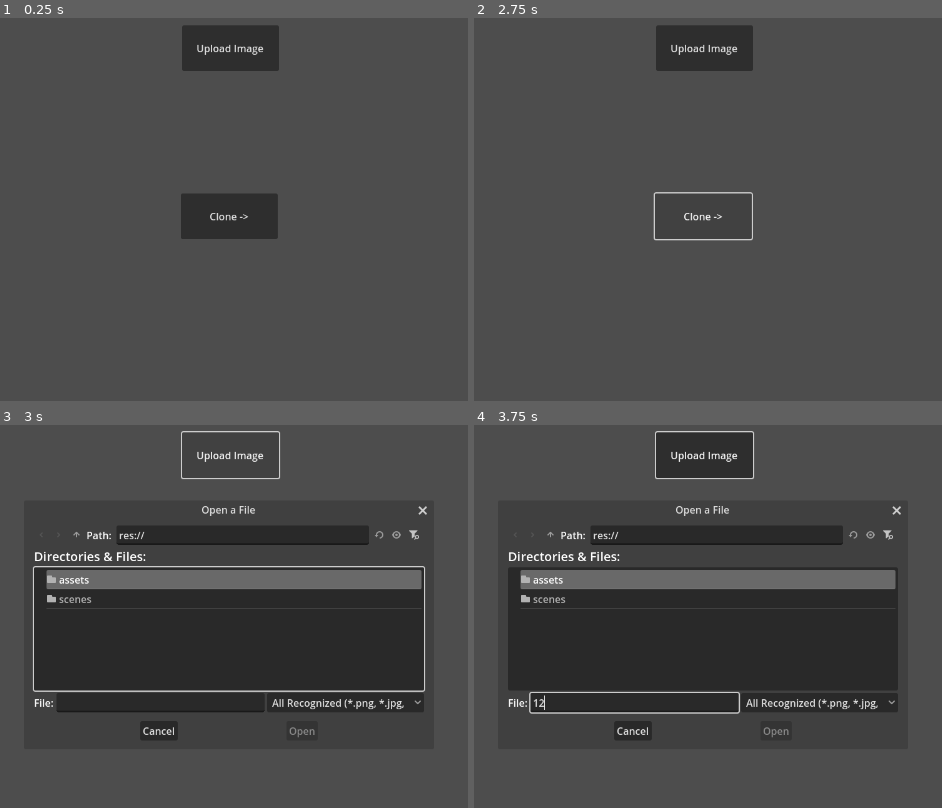
Above: before the commit, frames 1-4 (two rows, left to right).
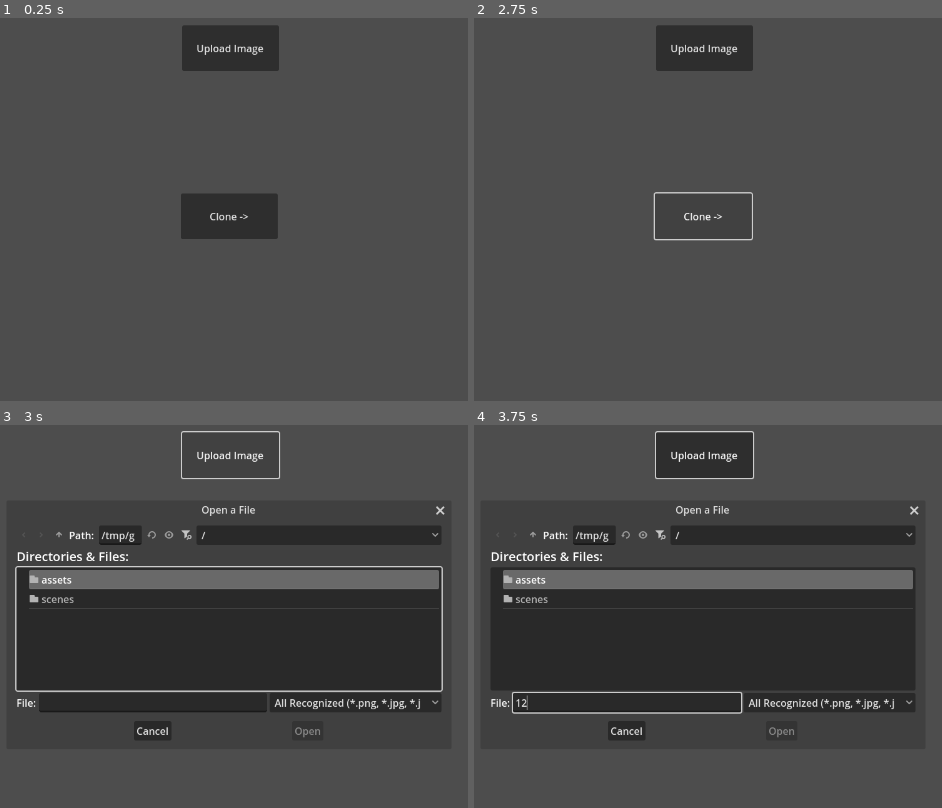
Above: after the commit, the same moments.

Repository: mmaxwellgaming777/NFTGenerationGodotApp
Game: Godot game, scene res://scenes/main.tscn
The game is run twice, just before and just after one commit, with the same random seed, the same clock (stepped at 60 frames per second) and the same inputs.
Inputs (mouse positions are in pixels of both pictures, inside the frame that each line leads up to):
- Up to frame 1 (0.25 s): no input
- Up to frame 2 (2.75 s): click "Clone ->" at 0.5 s; click "Clone ->" at 1.25 s; click "Clone ->" at 2 s
- Up to frame 3 (3 s): click "Upload Image" at 2.75 s
- Up to frame 4 (3.75 s): click (633, 704) at 3.52 s; type "12" at 3.6 s

Frames 1-2 are identical in both runs. In frame 3, 3.9% of the frame differs, in the area x 3-96%, y 21-82%; in frame 4, 3.6%.

Commit message:
Updated color change function to only change the color of the non dark or blackish pixels. Updated filesystem to open in documents folder on users device.

Diff:
--- a/project.godot
+++ b/project.godot
@@ -26,3 +26,4 @@
 
 renderer/rendering_method="gl_compatibility"
 renderer/rendering_method.mobile="gl_compatibility"
+textures/vram_compression/import_etc2_astc=true
--- a/scenes/color_change_module.gd
+++ b/scenes/color_change_module.gd
@@ -3,7 +3,6 @@
 func changeColor(clonedTexture: TextureRect, layer: int) -> void:
 	var newColor = getRandomColor()
 	changePixelsInRange(newColor, clonedTexture, layer)
-	print('it worked!', newColor)
 
 func getRandomColor() -> Color:
 	var r = randf_range(0, 1.0)
@@ -17,5 +16,16 @@
 	var image = image_texture.get_image()
 	for i in image.get_width():
 		for j in image.get_height():
+			if is_dark(image.get_pixel(i, j)):
+				continue
 			image.set_pixel(i, j, newColor)
 	image_texture.update(image)
+
+#func is_near_black(color: Color, threshold: float = 0.1) -> bool:
+	#return color.r < threshold and color.g < threshold and color.b < threshold
+
+func is_dark(color: Color, gray_threshold: float = 0.1) -> bool:
+	return color_to_grayscale(color) < gray_threshold
+
+func color_to_grayscale(color: Color) -> float:
+	return 0.299 * color.r + 0.587 * color.g + 0.114 * color.b
--- a/scenes/uploadImage.gd
+++ b/scenes/uploadImage.gd
@@ -10,8 +10,10 @@
 var NFTCount = 1
 
 func _ready():
+	file_dialog.access = FileDialog.ACCESS_FILESYSTEM
 	file_dialog.file_mode = FileDialog.FILE_MODE_OPEN_FILE
 	file_dialog.filters = ["*.png ; PNG Images", "*.jpg ; JPEG Images", "*.jpeg ; JPEG Images"]
+	file_dialog.current_dir = OS.get_system_dir(OS.SYSTEM_DIR_DOCUMENTS)
 	file_dialog.connect("file_selected", _on_file_selected)
 
 
Not shown, added: export_presets.cfg
Not shown, added: .DS_Store
